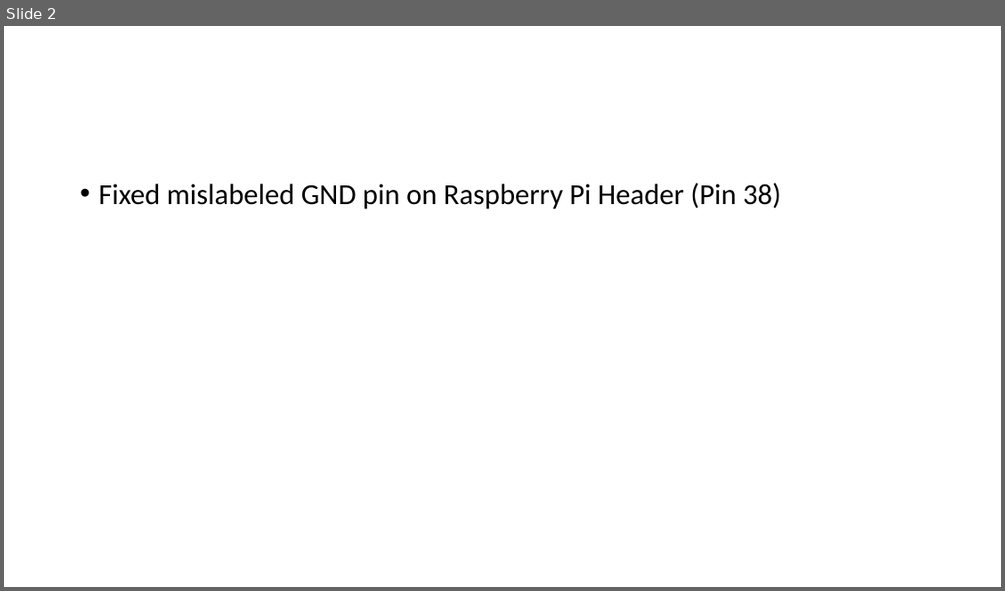
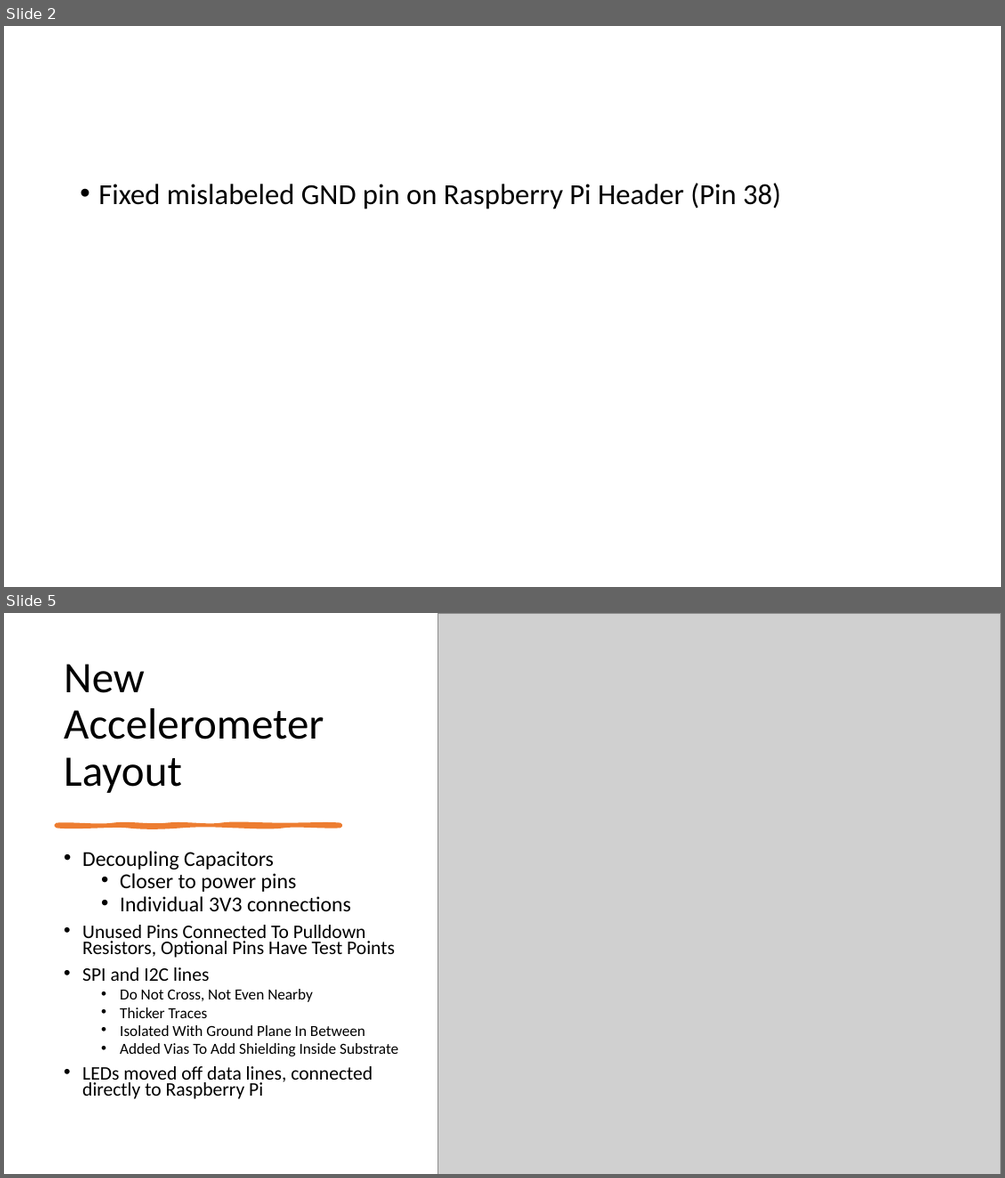
Before and after one commit to MissouriMRDT/NavBoard_Hardware, a slide deck: Documentation/Schematic Review 1.pptx. Shown one above the other, each under a label of ours: slide 2 before the commit, slides 2 and 5 after it; the slides between them are not shown. The pictures are 1005x591 and 1005x1178 pixels, drawn with LibreOffice and Linux fonts; fonts in the diff are those of the drawing; grey boxes stand for pictures. Boxes give left, top, right and bottom in pixels: in the first picture for what was removed or moved away, otherwise in the second. Text is boxed around its words. In the diff, an @@ line names an element or a change of style, - is before the commit and + after.

Commit message:
Added ground vias for added isolation in substrate, worked on schematic review 1 powerpoint

```diff
--- a/Documentation/Schematic Review 1.pptx
+++ b/Documentation/Schematic Review 1.pptx
@@ slide 5 added at [4, 613, 1001, 1174], background #FFFFFF @@
@@ picture added at [438, 613, 1001, 1174] @@
@@ title added at [64, 664, 324, 793], 42 pt, text #000000 @@
+New Accelerometer Layout
@@ freeform shape added at [57, 825, 340, 826], fill #ED7D31, outline #ED7D31 3.5 pt @@
@@ text added at [82, 851, 398, 1099], 18.5 pt, text #000000 @@
+• Decoupling Capacitors
+  • Closer to power pins
+  • Individual 3V3 connections
+• Unused Pins Connected To Pulldown Resistors, Optional Pins Have Test Points
+• SPI and I2C lines
+  • Do Not Cross, Not Even Nearby
+  • Thicker Traces
+  • Isolated With Ground Plane In Between
+  • Added Vias To Add Shielding Inside Substrate
+• LEDs moved off data lines, connected directly to Raspberry Pi
```
Also in this commit, not shown: 3 other slides added, 7 other files.
